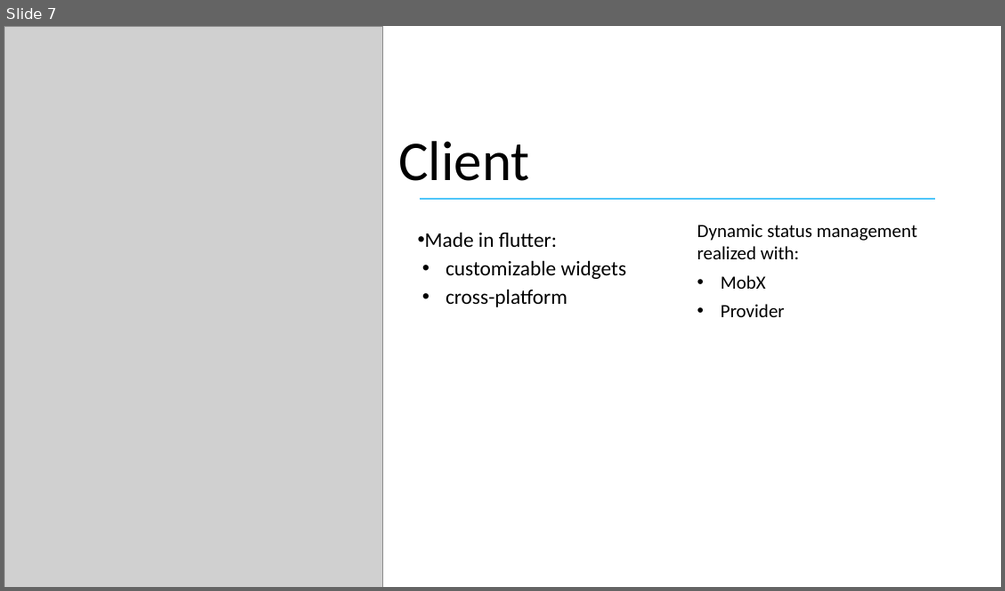
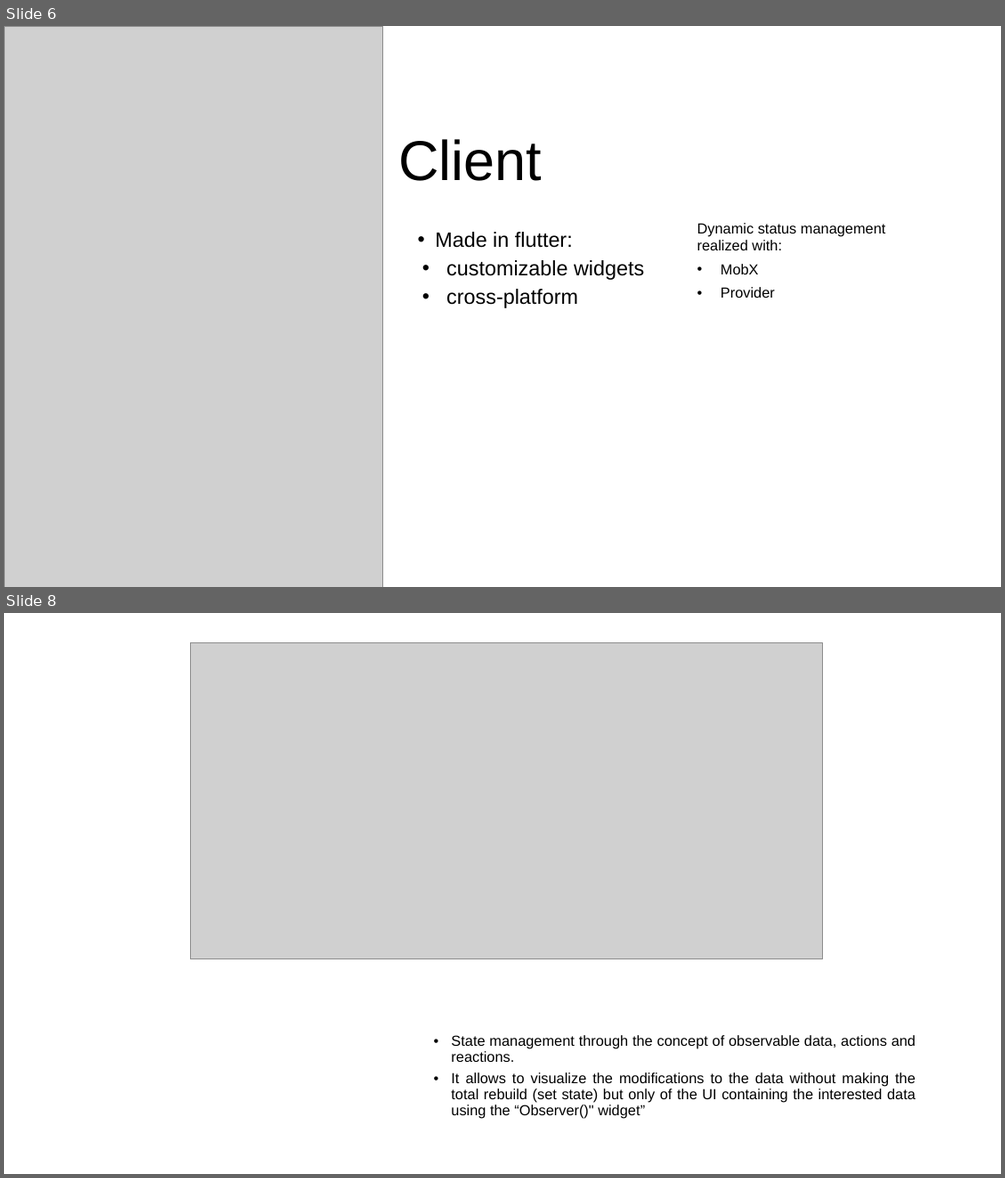
Before and after one commit to Ciuse/Bealthy_app, a slide deck: Presentazione/Presentazione Bealthy.pptx. Shown one above the other, each under a label of ours: slide 7 before the commit, slides 6 and 8 after it; the slides between them are not shown. The pictures are 1005x591 and 1005x1178 pixels, drawn with LibreOffice and Linux fonts; fonts in the diff are those of the drawing; grey boxes stand for pictures. Boxes give left, top, right and bottom in pixels: in the first picture for what was removed or moved away, otherwise in the second. Text is boxed around its words. In the diff, an @@ line names an element or a change of style, - is before the commit and + after.

```diff
--- a/Presentazione/Presentazione Bealthy.pptx
+++ b/Presentazione/Presentazione Bealthy.pptx
@@ slide 8 added at bbox=[4, 613, 1001, 1174], background #FFFFFF @@
@@ picture added at bbox=[190, 643, 823, 959] @@
@@ text added at bbox=[451, 1035, 915, 1118], 14 pt, text #000000 @@
+• State management through the concept of observable data, actions and reactions.
+• It allows to visualize the modifications to the data without making the total rebuild (set state) but only of the UI containing the interested data using the “Observer()" widget”
@@ what was slide 7 is now slide 6 @@
@@ slide 6 changed as well @@
@@ text "Client" at bbox=[398, 139, 542, 181]: font Calibri to Arial @@
@@ line removed from (420, 199) to (936, 199) @@
@@ text "Made in flutter:" at bbox=[435, 232, 644, 308]: font Calibri to Arial @@
@@ text "Dynamic status management realized with:" at bbox=[697, 223, 885, 297]: size 18 to 14 pt, font Calibri to Arial @@
```
Also in this commit, not shown: 7 other slides changed, 1 other slide added, 1 slide removed, 18 other files.
